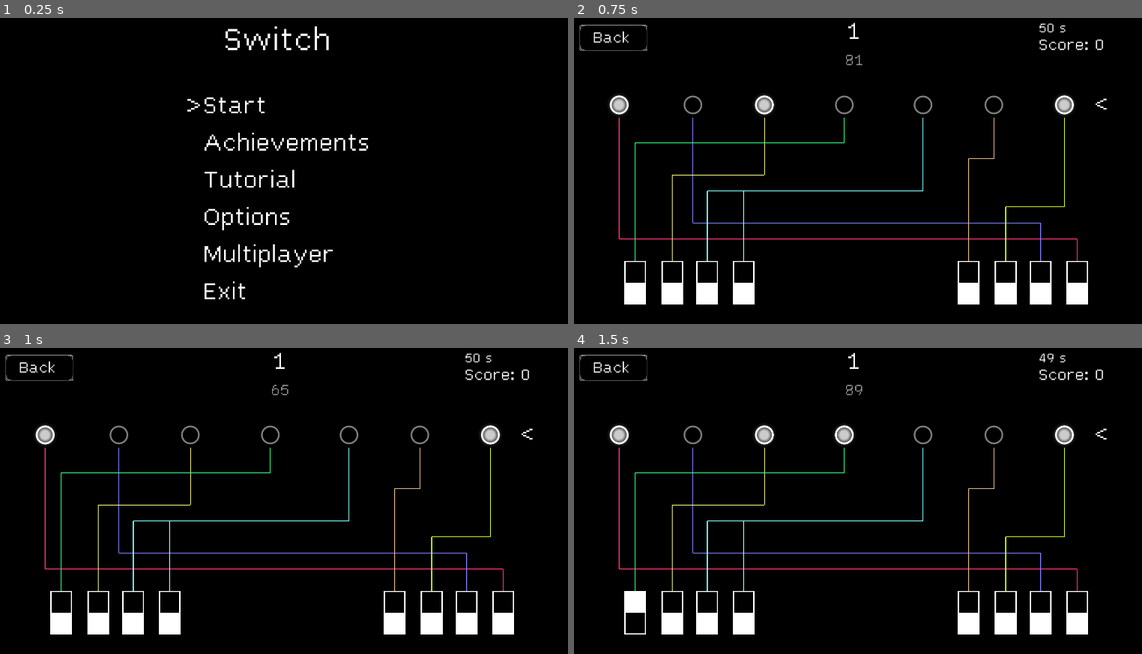
Above: before the commit, frames 1-4 (two rows, left to right).
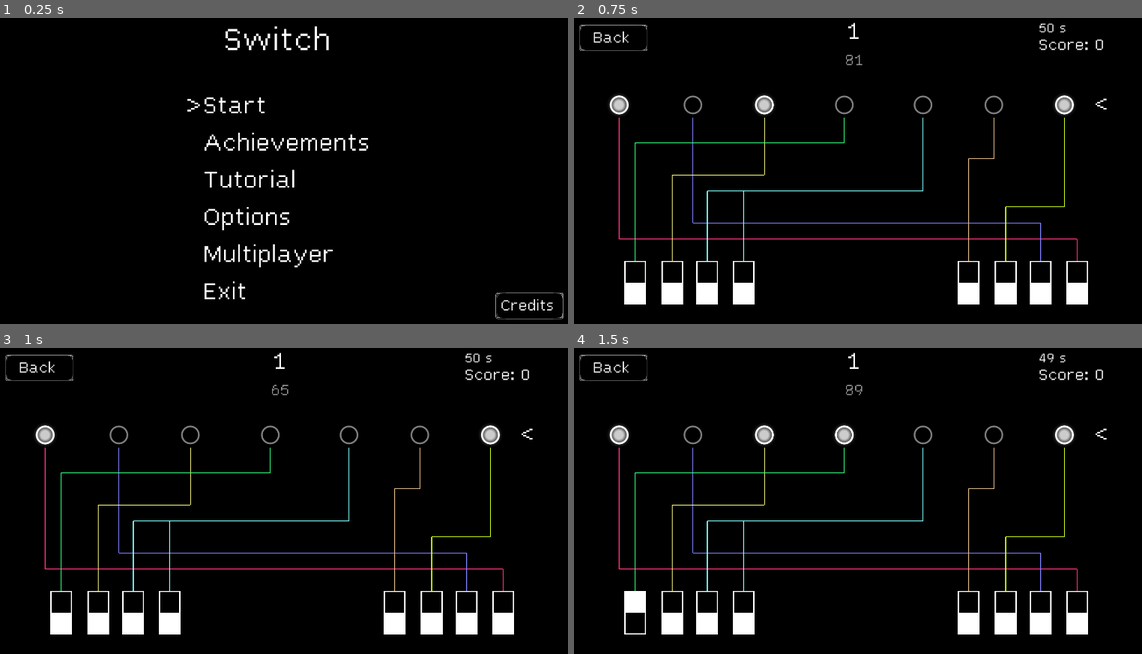
Above: after the commit, the same moments.

Repository: DragonCat4012/Switch
Game: Godot game, scene res://Scenes/menu.tscn
Same seed, same stepped clock (60 frames per second), same inputs: the game is played once before the commit and once after it.
Inputs (mouse positions are in pixels of both pictures, inside the frame that each line leads up to):
- Up to frame 1 (0.25 s): no input
- Up to frame 2 (0.75 s): tap Enter (ui_accept) at 0.5 s; move the mouse to (988, 146) at 0.52 s; hold Up (ui_up) from 0.53 s (still down); tap 0 (0) at 0.6 s; click (988, 146) at 0.67 s
- Up to frame 3 (1 s): keep holding Up (ui_up); tap Enter (ui_accept) at 0.77 s; tap 1 (1) at 0.8 s
- Up to frame 4 (1.5 s): tap Enter (ui_accept) at 1.07, 1.25 s; move the mouse to (636, 614) at 1.27 s; release Up (ui_up) at 1.28 s; hold Down (ui_down) from 1.28 s (still down); tap 1 (1) at 1.35 s; click (636, 614) at 1.42 s

The runs differ from the first frame. In frame 1, 0.2% of the frame differs, in the area x 87-100%, y 89-99%; in frame 2, nothing differs; in frame 3, nothing differs; in frame 4, nothing differs.

Commit message:
Add credits scene to menu

Diff:
--- a/Scenes/Credits.tscn
+++ b/Scenes/Credits.tscn
@@ -38,7 +38,7 @@
 theme_override_fonts/font = ExtResource("1_byce8")
 theme_override_font_sizes/font_size = 30
 text = "SFX
-https://pixabay.com/sound-effects/ping-82822/"
+https://pixabay.com/sound-effects/ping-82822"
 horizontal_alignment = 1
 vertical_alignment = 1
 
--- a/Scenes/MainMenu.gd
+++ b/Scenes/MainMenu.gd
@@ -14,6 +14,8 @@
 @onready var labelExit := $CenterContainer/VBoxContainer/CenterContainer2/HBoxContainer2/VBoxContainer2/LabelExit
 @onready var labelMultiplayer := $CenterContainer/VBoxContainer/CenterContainer2/HBoxContainer2/VBoxContainer2/LabelMultiplayer
 @onready var labelHighScore: Label = $CenterContainer/VBoxContainer/CenterContainer/VBoxContainer/HighScoreLabel
+
+@onready var creditsButton:= $"../buttonBackTexture/BackButon"
 
 var currentSelection = 0
 var lastSelection = 0
@@ -39,6 +41,11 @@
 		selector_six.visible = false
 
 func _input(event): # Handle Touch Inut
+	var globalRect = creditsButton.get_global_rect()
+	if globalRect.has_point(get_global_mouse_position()) and event is InputEventScreenTouch:
+		get_tree().change_scene_to_file("res://Scenes/Credits.tscn")
+		return
+
 	var newSelection = -1
 	if event is InputEventScreenTouch:
 		if labelStart.get_global_rect().has_point(get_global_mouse_position()):
--- a/Scenes/menu.tscn
+++ b/Scenes/menu.tscn
@@ -1,7 +1,8 @@
-[gd_scene load_steps=3 format=3 uid="uid://ba77nc8755alf"]
+[gd_scene load_steps=4 format=3 uid="uid://ba77nc8755alf"]
 
 [ext_resource type="Script" path="res://Scenes/MainMenu.gd" id="1_45lx5"]
 [ext_resource type="FontFile" uid="uid://b2cswqm32sj5f" path="res://Ressources/Lex.ttf" id="2_wwa65"]
+[ext_resource type="Texture2D" uid="uid://cf83i6ab4h457" path="res://Sprites/button.PNG" id="3_rdrly"]
 
 [node name="Menu" type="Node2D"]
 
@@ -144,3 +145,21 @@
 theme_override_fonts/font = ExtResource("2_wwa65")
 theme_override_font_sizes/font_size = 90
 text = "Exit"
+
+[node name="buttonBackTexture" type="Sprite2D" parent="."]
+position = Vector2(1759, 993)
+scale = Vector2(0.218072, 0.218072)
+texture = ExtResource("3_rdrly")
+
+[node name="BackButon" type="CenterContainer" parent="buttonBackTexture"]
+offset_left = -450.157
+offset_top = -163.559
+offset_right = -220.157
+offset_bottom = -73.5588
+scale = Vector2(3.73412, 3.73412)
+
+[node name="Label" type="Label" parent="buttonBackTexture/BackButon"]
+layout_mode = 2
+theme_override_fonts/font = ExtResource("2_wwa65")
+theme_override_font_sizes/font_size = 70
+text = "Credits"
